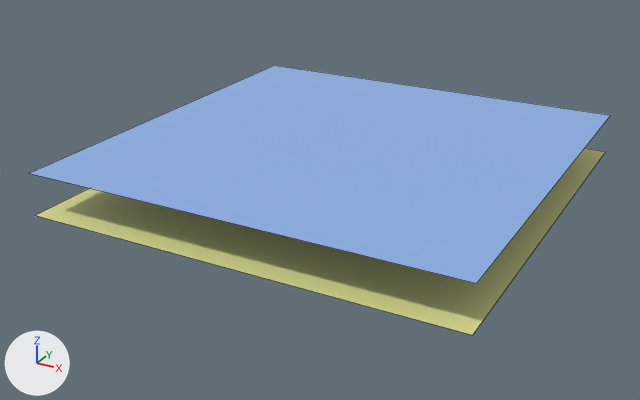
The FBX model Assets/Models/Tiles/water.fbx: old version first, new version second.
The view is the same before and after, from a camera (50 mm lens) standing at (13.78, -3.48, 1.31) and looking at (11.93, -0.12, -0.37). The lights are fixed; the arrows at lower left show +X, +Y and +Z. Mesh edges are drawn as thin lines. Where no turn or scale is listed for an object, it has been applied to the vertices.

In view in the first picture: 'water'.
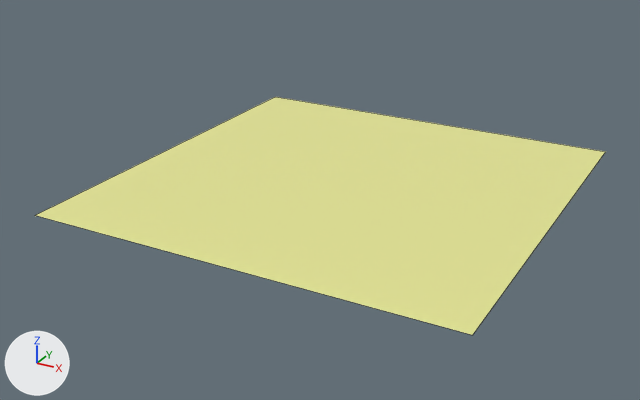
The newer file is also turned or shifted as a whole; pictures and numbers use the older file's frame.

The change in detail:
me_plane_002 has 8 vertices, 2 faces and spans x -1.0..1.0, y -1.0..1.0, z -0.3..-0.11.
me_plane_002 is used by ob_water; location (12.0, 0.0, 0.0).
me_plane_002 part 1: the loose piece of 4 vertices spanning x -1.0..1.0, y -1.0..1.0, z -0.11 is deleted.
me_plane_002 no longer uses material mat_water (blue #8fb2e7).

Pixel boxes [x1, y1, x2, y2] of what changed, in the pictures (640 x 400 px):
'water', reshaped (12% shorter)
    before: [30, 65, 611, 335]
    after: [36, 97, 605, 335]
part 1 of me_plane_002, deleted (blue)
    before: [30, 65, 611, 283]
